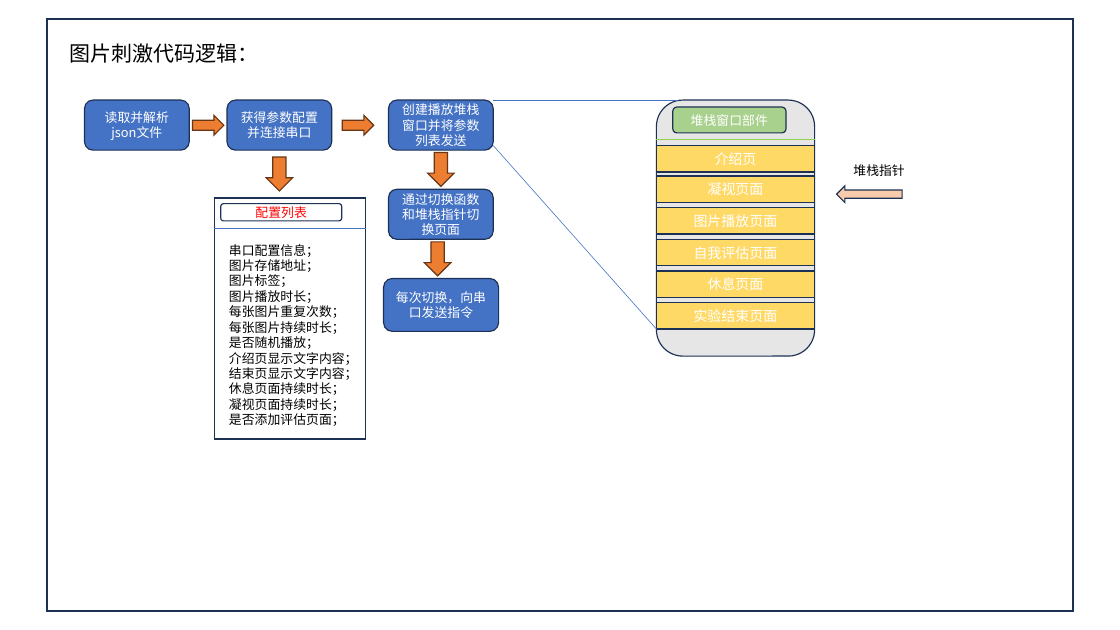
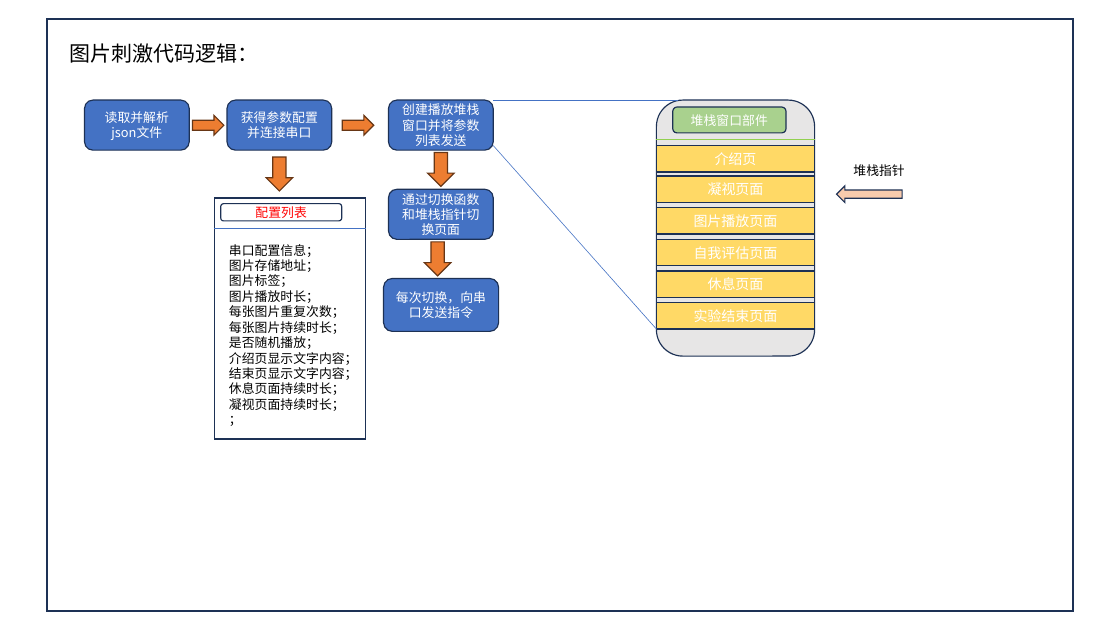
Before and after one commit to star-zwx/polymerization_Emotion_Paradigm, a slide deck: slide 3 of UI设计.pptx. Drawn at 1120x630 pixels with LibreOffice and Linux fonts; fonts in the diff are those of the drawing. Boxes give left, top, right and bottom in pixels: in the first picture for what was removed or moved away, otherwise in the second. Text is boxed around its words. In the diff, an @@ line names an element or a change of style, - is before the commit and + after.

```diff
--- a/UI设计.pptx
+++ b/UI设计.pptx
@@ text at (229,413,345,426): text changed @@
-是否添加评估页面；
+；
```
Also in this commit, not shown: 44 other files.
